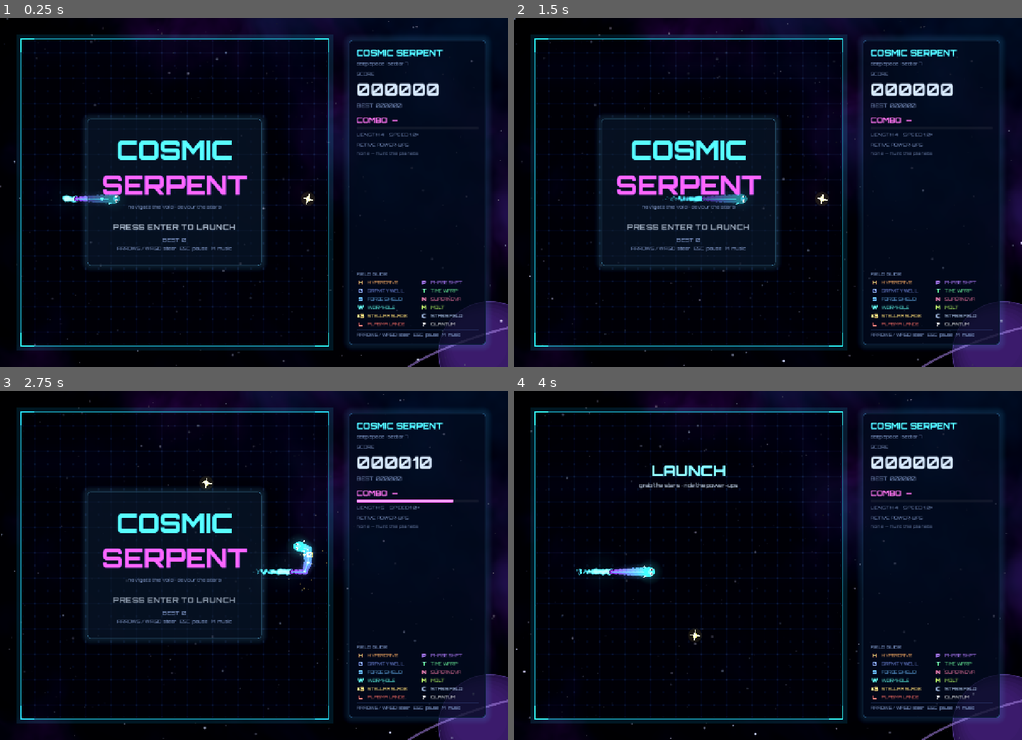
Above: before the commit, frames 1-4 (two rows, left to right).
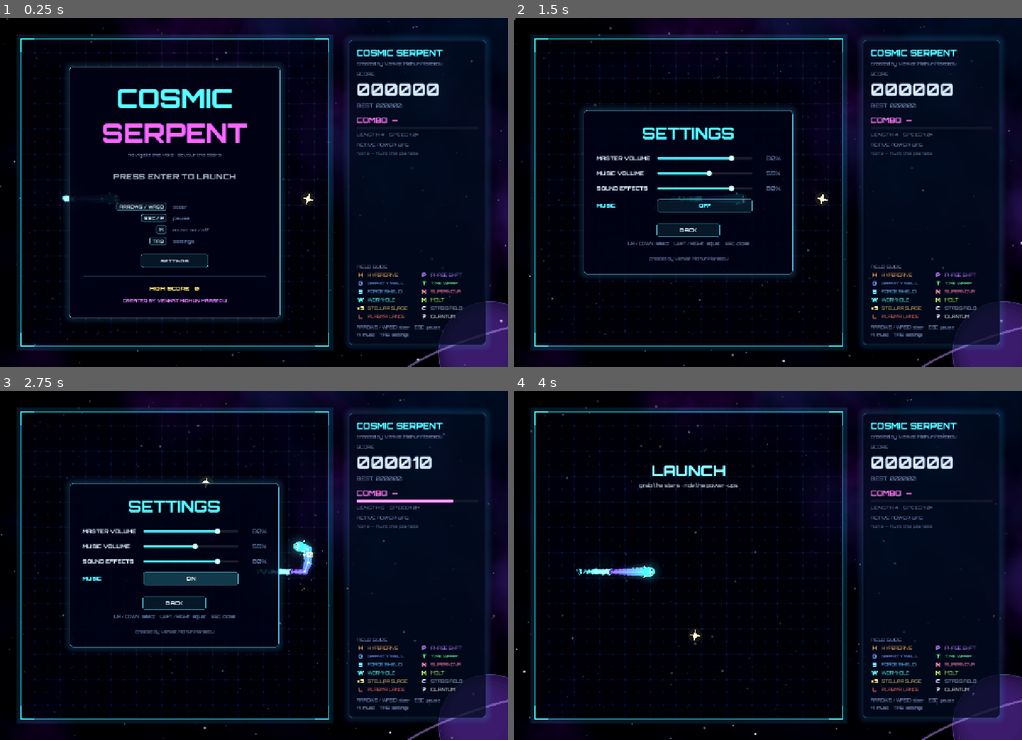
Above: after the commit, the same moments.

Repository: venkatmidhunmareedu/snake
Game: Godot game, scene res://scenes/main.tscn
Same seed, same stepped clock (60 frames per second), same inputs: the game is played once before the commit and once after it.
Inputs (mouse positions are in pixels of both pictures, inside the frame that each line leads up to):
- Up to frame 1 (0.25 s): no input
- Up to frame 2 (1.5 s): click (686, 262) at 0.5 s, where only the run after the commit has a clickable "SETTINGS"; click (707, 206) at 1.25 s, where only the run after the commit has a clickable "ON"
- Up to frame 3 (2.75 s): click (193, 579) at 2 s, where only the run after the commit has a clickable "OFF"
- Up to frame 4 (4 s): click (686, 603) at 2.75 s, where only the run after the commit has a clickable "BACK"; tap Enter (confirm) at 3.5 s; hold Right (move_right) from 3.53 s (still down); hold Enter (confirm) from 3.53 s (still down); tap M (toggle_music) at 3.8 s

The runs differ from the first frame. In frame 1, 9.5% of the frame differs, in the area x 13-95%, y 12-92%; in frame 2, 7.9%; in frame 3, 8.2%; in frame 4, 1.5%.

Commit message:
Add settings screen, softer music, tidier menus and author credits
- Settings panel (Tab, O, 0 or the menu's SETTINGS button) with master,
  music and sound-effect volume sliders plus a music toggle; works with
  keyboard and mouse, applies live and is saved. Orbitron draws O and 0
  almost identically, so both keys open it and hints show Tab.
- Softer music: slower (96 BPM) with triangle bass/arp, gentle kick and
  brushed hats, lower default level and a warmer low-pass while playing.
- Menu, pause and game-over overlays rebuilt with aligned key-cap control
  tables, dividers and near-opaque panels so the demo doesn't show through.
- Credit "created by Venkat Midhun Mareedu" on the title screen, side
  panel, settings screen, README and Linux launcher entry.

Co-Authored-By: Claude Opus 5.5 <noreply@anthropic.com>

Diff:
--- a/project.godot
+++ b/project.godot
@@ -5,7 +5,7 @@
 [application]
 
 config/name="Cosmic Serpent"
-config/description="A space-themed snake game with power-ups."
+config/description="A space-themed snake game with power-ups, created by Venkat Midhun Mareedu."
 run/main_scene="res://scenes/main.tscn"
 config/features=PackedStringArray("4.7", "Forward Plus")
 config/icon="res://icon.svg"
@@ -47,6 +47,10 @@
 "deadzone": 0.2,
 "events": [Object(InputEventKey,"physical_keycode":4194309), Object(InputEventKey,"physical_keycode":4194310), Object(InputEventKey,"physical_keycode":32)]
 }
+settings={
+"deadzone": 0.2,
+"events": [Object(InputEventKey,"physical_keycode":4194306), Object(InputEventKey,"physical_keycode":79), Object(InputEventKey,"physical_keycode":48), Object(InputEventKey,"physical_keycode":4194438)]
+}
 toggle_music={
 "deadzone": 0.2,
 "events": [Object(InputEventKey,"physical_keycode":77)]
--- a/scripts/config.gd
+++ b/scripts/config.gd
@@ -26,6 +26,9 @@
 const POWERUP_LIFETIME := 8.0
 
 const SAVE_PATH := "user://cosmic_serpent.cfg"
+
+const AUTHOR := "Venkat Midhun Mareedu"
+const CREDIT_LINE := "created by " + AUTHOR
 
 # Palette
 const SNAKE_HEAD := Color(0.25, 1.05, 1.1)
--- a/scripts/game.gd
+++ b/scripts/game.gd
@@ -150,6 +150,17 @@
 		return
 	if event.is_action_pressed("toggle_music"):
 		sfx.toggle_music()
+		return
+	# While settings are open the GUI owns input; Esc / O close it.
+	if hud.settings.visible:
+		if event.is_action_pressed("pause") or event.is_action_pressed("settings"):
+			hud.settings.close()
+			get_viewport().set_input_as_handled()
+		return
+	if event.is_action_pressed("settings") and state != State.PLAYING:
+		hud.settings.open()
+		sfx.play(&"blip")
+		get_viewport().set_input_as_handled()
 		return
 	match state:
 		State.PLAYING:
--- a/scripts/hud.gd
+++ b/scripts/hud.gd
@@ -23,6 +23,7 @@
 var _menu_best: Label
 var _launch_hint: Label
 var _pause: Control
+var settings: SettingsPanel
 var _over: Control
 var _over_score: Label
 var _over_record: Label
@@ -62,10 +63,11 @@
 	_stats.text = "LENGTH %d    SPEED %.1f×" % [game.snake.body.size(), game.speed_multiplier()]
 	_sync_active()
 
-	_menu.visible = game.ai_mode
-	_pause.visible = game.state == Game.State.PAUSED
-	_over.visible = not game.ai_mode and game.state == Game.State.GAME_OVER and game.state_time > 0.7
-	_menu_best.text = "BEST  %d" % game.high_score
+	var in_settings := settings.visible
+	_menu.visible = game.ai_mode and not in_settings
+	_pause.visible = game.state == Game.State.PAUSED and not in_settings
+	_over.visible = not game.ai_mode and game.state == Game.State.GAME_OVER and game.state_time > 0.7 and not in_settings
+	_menu_best.text = "HIGH SCORE   %d" % game.high_score
 	_launch_hint.modulate.a = 0.4 + 0.6 * absf(sin(game.time * 2.4))
 	_over_score.text = "SCORE  %d" % game.score
 	_over_record.visible = game.new_record
@@ -107,7 +109,7 @@
 	panel.add_child(v)
 
 	v.add_child(_label("COSMIC SERPENT", 21, Color(0.35, 1.1, 1.2), true))
-	v.add_child(_label("deep space · sector 7", 11, Config.TEXT_DIM))
+	v.add_child(_label(Config.CREDIT_LINE, 11, Config.TEXT_DIM))
 	v.add_child(_divider())
 	v.add_child(_label("SCORE", 11, Config.TEXT_DIM))
 	_score = _label("000000", 42, Config.TEXT, true)
@@ -152,7 +154,8 @@
 		grid.add_child(row)
 	v.add_child(grid)
 	v.add_child(_divider())
-	v.add_child(_label("ARROWS / WASD  steer   ESC  pause   M  music", 10, Config.TEXT_DIM))
+	v.add_child(_label("ARROWS / WASD  steer    ESC  pause", 10, Config.TEXT_DIM))
+	v.add_child(_label("M  music    TAB  settings", 10, Config.TEXT_DIM))
 
 
 func _build_overlays() -> void:
@@ -163,33 +166,63 @@
 	add_child(area)
 
 	_launch_hint = _label("PRESS ENTER TO LAUNCH", 20, Config.TEXT, true)
-	_menu_best = _label("", 13, Config.TEXT_DIM)
+	_menu_best = _label("", 14, Color(1.2, 1.05, 0.5), true)
+	var settings_button := _menu_button("SETTINGS")
+	settings_button.pressed.connect(func() -> void: settings.open())
 	_menu = _overlay(area, [
 		_label("COSMIC", 66, Color(0.35, 1.15, 1.25), true),
 		_label("SERPENT", 66, Color(1.0, 0.4, 1.2), true),
 		_label("navigate the void · devour the stars", 12, Config.TEXT_DIM),
+		_spacer(26),
+		_launch_hint,
 		_spacer(22),
-		_launch_hint,
-		_spacer(4),
+		_divider(),
+		_spacer(14),
+		_key_grid([
+			["ARROWS / WASD", "steer"],
+			["ESC / P", "pause"],
+			["M", "music on / off"],
+			["TAB", "settings"],
+		]),
+		_spacer(14),
+		settings_button,
+		_spacer(14),
+		_divider(),
+		_spacer(12),
 		_menu_best,
-		_label("ARROWS / WASD  steer   ESC  pause   M  music", 11, Config.TEXT_DIM),
-	], 0.5)
+		_spacer(6),
+		_label(Config.CREDIT_LINE.to_upper(), 11, Color(1.0, 0.55, 1.15), true),
+	], 0.95)
 
 	_pause = _overlay(area, [
 		_label("PAUSED", 54, Color(0.35, 1.1, 1.25), true),
-		_label("ESC or ENTER to resume", 12, Config.TEXT_DIM),
-	], 0.75)
+		_spacer(18),
+		_key_grid([
+			["ESC / ENTER", "resume"],
+			["M", "music on / off"],
+			["TAB", "settings"],
+		]),
+	], 0.9)
 
 	_over_score = _label("", 26, Config.TEXT, true)
 	_over_record = _label("— NEW RECORD —", 15, Color(1.2, 1.05, 0.5), true)
 	_over = _overlay(area, [
 		_label("SIGNAL LOST", 50, Color(1.25, 0.3, 0.45), true),
-		_spacer(8),
+		_spacer(10),
 		_over_score,
 		_over_record,
-		_spacer(14),
-		_label("ENTER  relaunch     ESC  menu", 12, Config.TEXT_DIM),
-	], 0.75)
+		_spacer(20),
+		_key_grid([
+			["ENTER", "relaunch"],
+			["ESC", "main menu"],
+			["TAB", "settings"],
+		]),
+	], 0.9)
+
+	settings = SettingsPanel.new()
+	settings.sfx = game.sfx
+	area.add_child(settings)
+	settings.build(self)
 
 
 func _build_banner() -> void:
@@ -220,12 +253,71 @@
 	center.add_child(panel)
 	var v := VBoxContainer.new()
 	v.add_theme_constant_override("separation", 4)
+	v.custom_minimum_size.x = 460
 	panel.add_child(v)
 	for c: Control in children:
 		if c is Label:
 			c.horizontal_alignment = HORIZONTAL_ALIGNMENT_CENTER
 		v.add_child(c)
 	return center
+
+
+## Two aligned columns of key caps and what they do.
+func _key_grid(rows: Array) -> GridContainer:
+	var grid := GridContainer.new()
+	grid.columns = 2
+	grid.size_flags_horizontal = Control.SIZE_SHRINK_CENTER
+	grid.add_theme_constant_override("h_separation", 16)
+	grid.add_theme_constant_override("v_separation", 8)
+	for row in rows:
+		var cap := _keycap(row[0])
+		cap.size_flags_horizontal = Control.SIZE_SHRINK_END
+		grid.add_child(cap)
+		var action := _label(row[1], 12, Config.TEXT_DIM)
+		action.custom_minimum_size.x = 150
+		action.size_flags_vertical = Control.SIZE_SHRINK_CENTER
+		grid.add_child(action)
+	return grid
+
+
+func _keycap(text: String) -> PanelContainer:
+	var cap := PanelContainer.new()
+	cap.mouse_filter = Control.MOUSE_FILTER_IGNORE
+	var sb := StyleBoxFlat.new()
+	sb.bg_color = Color(0.4, 0.9, 1.0, 0.08)
+	sb.border_color = Color(0.4, 0.9, 1.0, 0.45)
+	sb.set_border_width_all(1)
+	sb.border_width_bottom = 2
+	sb.set_corner_radius_all(4)
+	sb.content_margin_left = 8
+	sb.content_margin_right = 8
+	sb.content_margin_top = 3
+	sb.content_margin_bottom = 3
+	cap.add_theme_stylebox_override("panel", sb)
+	cap.add_child(_label(text, 11, Config.TEXT, true))
+	return cap
+
+
+func _menu_button(text: String) -> Button:
+	var b := Button.new()
+	b.text = text
+	b.focus_mode = Control.FOCUS_NONE # Enter always launches; this is for the mouse
+	b.size_flags_horizontal = Control.SIZE_SHRINK_CENTER
+	b.custom_minimum_size = Vector2(170, 34)
+	b.mouse_default_cursor_shape = Control.CURSOR_POINTING_HAND
+	b.add_theme_font_override("font", _bold)
+	b.add_theme_font_size_override("font_size", 12)
+	for state in ["normal", "hover", "pressed"]:
+		var sb := StyleBoxFlat.new()
+		sb.bg_color = Color(0.3, 0.9, 1.0, {"normal": 0.08, "hover": 0.18, "pressed": 0.28}[state])
+		sb.border_color = Color(0.4, 1.0, 1.1, 0.5 if state == "normal" else 0.9)
+		sb.set_border_width_all(1)
+		sb.set_corner_radius_all(5)
+		b.add_theme_stylebox_override(state, sb)
+	b.add_theme_color_override("font_color", Config.TEXT)
+	b.add_theme_color_override("font_hover_color", Color(0.35, 1.1, 1.25))
+	b.add_theme_color_override("font_pressed_color", Color(0.35, 1.1, 1.25))
+	return b
 
 
 func _sync_active() -> void:
--- /dev/null
+++ b/scripts/settings_panel.gd
@@ -0,0 +1,220 @@
+class_name SettingsPanel
+extends CenterContainer
+## Settings overlay: master / music / effects volume sliders and a music
+## on-off toggle. Works with keyboard (up/down to pick, left/right to adjust,
+## Enter on BACK, Esc to close) and mouse. Changes apply live and are saved on close.
+
+const ROWS := [
+	[&"Master", "MASTER VOLUME"],
+	[&"Music", "MUSIC VOLUME"],
+	[&"SFX", "SOUND EFFECTS"],
+]
+const ACCENT := Color(0.35, 1.1, 1.25)
+
+var sfx: Sfx
+
+var _hud: Hud
+var _sliders: Dictionary[StringName, HSlider] = {}
+var _values: Dictionary[StringName, Label] = {}
+var _names: Array[Label] = []
+var _focusables: Array[Control] = []
+var _music_toggle: Button
+var _back: Button
+var _last_preview_ms := 0
+
+
+func build(hud: Hud) -> void:
+	_hud = hud
+	set_anchors_and_offsets_preset(Control.PRESET_FULL_RECT)
+	mouse_filter = Control.MOUSE_FILTER_IGNORE
+	visible = false
+
+	var panel := PanelContainer.new()
+	var style := hud._style(Color(0.4, 0.8, 1.0, 0.6), 0.9)
+	style.set_content_margin_all(32)
+	panel.add_theme_stylebox_override("panel", style)
+	add_child(panel)
+	var v := VBoxContainer.new()
+	v.add_theme_constant_override("separation", 10)
+	panel.add_child(v)
+
+	var title := hud._label("SETTINGS", 40, ACCENT, true)
+	title.horizontal_alignment = HORIZONTAL_ALIGNMENT_CENTER
+	v.add_child(title)
+	v.add_child(hud._spacer(6))
+
+	var grid := GridContainer.new()
+	grid.columns = 3
+	grid.add_theme_constant_override("h_separation", 18)
+	grid.add_theme_constant_override("v_separation", 14)
+	v.add_child(grid)
+
+	for row in ROWS:
+		var bus: StringName = row[0]
+		var name_label := hud._label(row[1], 13, Config.TEXT, true)
+		grid.add_child(name_label)
+		_names.append(name_label)
+		var slider := _slider()
+		slider.value_changed.connect(_on_volume_changed.bind(bus))
+		grid.add_child(slider)
+		_sliders[bus] = slider
+		_focusables.append(slider)
+		var value := hud._label("", 13, Config.TEXT_DIM)
+		value.custom_minimum_size.x = 52
+		value.horizontal_alignment = HORIZONTAL_ALIGNMENT_RIGHT
+		grid.add_child(value)
+		_values[bus] = value
+
+	var music_label := hud._label("MUSIC", 13, Config.TEXT, true)
+	grid.add_child(music_label)
+	_names.append(music_label)
+	_music_toggle = _button("")
+	_music_toggle.toggle_mode = true
+	_music_toggle.toggled.connect(_on_music_toggled)
+	grid.add_child(_music_toggle)
+	_focusables.append(_music_toggle)
+	grid.add_child(Control.new())
+
+	v.add_child(hud._spacer(8))
+	_back = _button("BACK")
+	_back.size_flags_horizontal = Control.SIZE_SHRINK_CENTER
+	_back.custom_minimum_size.x = 160
+	_back.pressed.connect(close)
+	v.add_child(_back)
+	_focusables.append(_back)
+
+	var hint := hud._label("UP / DOWN  select     LEFT / RIGHT  adjust     ESC  close", 10, Config.TEXT_DIM)
+	hint.horizontal_alignment = HORIZONTAL_ALIGNMENT_CENTER
+	v.add_child(hint)
+	v.add_child(hud._spacer(4))
+	var credit := hud._label(Config.CREDIT_LINE, 10, Color(Config.TEXT_DIM, 0.8))
+	credit.horizontal_alignment = HORIZONTAL_ALIGNMENT_CENTER
+	v.add_child(credit)
+
+	# Explicit vertical focus chain (the grid's geometry would otherwise let
+	# up/down skip into the value labels' column).
+	for i in _focusables.size():
+		var c := _focusables[i]
+		c.focus_neighbor_top = c.get_path_to(_focusables[posmod(i - 1, _focusables.size())])
+		c.focus_neighbor_bottom = c.get_path_to(_focusables[(i + 1) % _focusables.size()])
+
+
+func open() -> void:
+	for bus in _sliders:
+		_sliders[bus].set_value_no_signal(roundf(sfx.get_volume(bus) * 100.0))
+		_update_value_label(bus)
+	_music_toggle.set_pressed_no_signal(sfx.music_enabled)
+	_update_music_label()
+	visible = true
+	_sliders[&"Master"].grab_focus()
+
+
+func close() -> void:
+	if not visible:
+		return
+	visible = false
+	get_viewport().gui_release_focus()
+	sfx.save_settings()
+	sfx.play(&"blip")
+
+
+func _process(_delta: float) -> void:
+	if not visible:
+		return
+	# Highlight the label of the focused row.
+	for i in _names.size():
+		var focused := _focusables[i].has_focus()
+		_names[i].add_theme_color_override("font_color", ACCENT if focused else Config.TEXT)
+	# Keep the toggle in sync with the M hotkey.
+	if _music_toggle.button_pressed != sfx.music_enabled:
+		_music_toggle.set_pressed_no_signal(sfx.music_enabled)
+		_update_music_label()
+
+
+func _on_volume_changed(value: float, bus: StringName) -> void:
+	sfx.set_volume(bus, value / 100.0)
+	_update_value_label(bus)
+	# Audible preview of the new level (throttled while dragging).
+	if bus != &"Music" and Time.get_ticks_msec() - _last_preview_ms > 120:
+		_last_preview_ms = Time.get_ticks_msec()
+		sfx.play(&"eat", 1.0, true)
+
+
+func _on_music_toggled(on: bool) -> void:
+	if on != sfx.music_enabled:
+		sfx.toggle_music()
+	_update_music_label()
+
+
+func _update_value_label(bus: StringName) -> void:
+	_values[bus].text = "%d%%" % roundi(_sliders[bus].value)
+
+
+func _update_music_label() -> void:
+	_music_toggle.text = "ON" if sfx.music_enabled else "OFF"
+
+
+func _slider() -> HSlider:
+	var s := HSlider.new()
+	s.min_value = 0
+	s.max_value = 100
+	s.step = 5
+	s.custom_minimum_size = Vector2(240, 24)
+	s.size_flags_vertical = Control.SIZE_SHRINK_CENTER
+	var track := StyleBoxFlat.new()
+	track.bg_color = Color(1, 1, 1, 0.1)
+	track.set_corner_radius_all(3)
+	track.content_margin_top = 3
+	track.content_margin_bottom = 3
+	var fill := track.duplicate()
+	fill.bg_color = Color(0.3, 0.95, 1.05)
+	var focus := StyleBoxFlat.new()
+	focus.draw_center = false
+	focus.border_color = Color(0.4, 1.0, 1.1, 0.8)
+	focus.set_border_width_all(1)
+	focus.set_corner_radius_all(4)
+	focus.set_expand_margin_all(4)
+	s.add_theme_stylebox_override("slider", track)
+	s.add_theme_stylebox_override("grabber_area", fill)
+	s.add_theme_stylebox_override("grabber_area_highlight", fill)
+	s.add_theme_stylebox_override("focus", focus)
+	var knob := _knob()
+	s.add_theme_icon_override("grabber", knob)
+	s.add_theme_icon_override("grabber_highlight", knob)
+	return s
+
+
+func _button(text: String) -> Button:
+	var b := Button.new()
+	b.text = text
+	b.custom_minimum_size = Vector2(100, 34)
+	b.add_theme_font_override("font", _hud._bold)
+	b.add_theme_font_size_override("font_size", 13)
+	for state in ["normal", "hover", "pressed", "hover_pressed", "focus"]:
+		var sb := StyleBoxFlat.new()
+		sb.bg_color = Color(0.3, 0.9, 1.0, 0.22 if state in ["pressed", "hover_pressed"] else 0.08)
+		sb.border_color = Color(0.4, 1.0, 1.1, 0.9 if state == "focus" else 0.35)
+		sb.set_border_width_all(1)
+		sb.set_corner_radius_all(5)
+		if state == "focus":
+			sb.draw_center = false
+		b.add_theme_stylebox_override(state, sb)
+	b.add_theme_color_override("font_color", Config.TEXT)
+	b.add_theme_color_override("font_focus_color", ACCENT)
+	b.add_theme_color_override("font_hover_color", ACCENT)
+	b.add_theme_color_override("font_pressed_color", ACCENT)
+	return b
+
+
+static func _knob() -> Texture2D:
+	var g := Gradient.new()
+	g.offsets = PackedFloat32Array([0.0, 0.8, 1.0])
+	g.colors = PackedColorArray([Color(1, 1, 1), Color(0.75, 1, 1), Color(0.75, 1, 1, 0)])
+	var tex := GradientTexture2D.new()
+	tex.gradient = g
+	tex.fill = GradientTexture2D.FILL_RADIAL
+	tex.fill_from = Vector2(0.5, 0.5)
+	tex.fill_to = Vector2(0.5, 0.0)
+	tex.width = 16
+	tex.height = 16
+	return tex
--- a/scripts/sfx.gd
+++ b/scripts/sfx.gd
@@ -10,7 +10,7 @@
 
 const RATE := 22050
 const VOICES := 16
-const BPM := 116.0
+const BPM := 96.0
 
 ## Sounds that still play during the attract-mode demo on the title screen.
 const UI_SOUNDS: Array[StringName] = [&"launch", &"blip", &"record"]
@@ -20,8 +20,14 @@
 	&"zap": -6.0, &"wrap": -6.0, &"blip": -8.0,
 }
 
+## Default slider positions (0..1) for the settings screen.
+const DEFAULT_VOLUMES := {&"Master": 0.8, &"Music": 0.55, &"SFX": 0.8}
+
 var game: Game
 var music_enabled := true
+## Slider value per bus, 0..1. Applied as amplitude v² so the slider feels
+## even to the ear (see _apply_volume).
+var volumes: Dictionary = DEFAULT_VOLUMES.duplicate()
 
 var _streams: Dictionary[StringName, AudioStreamWAV] = {}
 var _players: Array[AudioStreamPlayer] = []
@@ -40,6 +46,8 @@
 func _ready() -> void:
 	_setup_buses()
 	_load_settings()
+	for bus in volumes:
+		_apply_volume(bus)
 	for i in VOICES:
 		var p := AudioStreamPlayer.new()
 		p.bus = &"SFX"
@@ -47,7 +55,7 @@
 		_players.append(p)
 	_music = AudioStreamPlayer.new()
 	_music.bus = &"Music"
-	_music.volume_db = -7.0
+	_music.volume_db = -9.0
 	add_child(_music)
 
 	# Synthesis takes a few seconds of GDScript: keep it off the main thread.
@@ -94,7 +102,7 @@
 	# Muffled on the menu / pause / game over, full range while playing;
 	# the track speeds up under Hyperdrive and drags under Time Warp.
 	var playing := game.state == Game.State.PLAYING
-	var cutoff := 16000.0 if playing else 700.0
+	var cutoff := 5000.0 if playing else 650.0
 	var pitch := 1.0
 	if playing and game.powerups.has(&"hyperdrive"):
 		pitch = 1.08
@@ -105,10 +113,11 @@
 	_music.pitch_scale = lerpf(_music.pitch_scale, pitch, w)
 
 
-func play(sound: StringName, pitch := 1.0) -> void:
+## `force` plays even during the attract demo (e.g. settings previews).
+func play(sound: StringName, pitch := 1.0, force := false) -> void:
 	if not _effects_ready:
 		return
-	if game != null and game.ai_mode and not UI_SOUNDS.has(sound):
+	if not force and game != null and game.ai_mode and not UI_SOUNDS.has(sound):
 		return
 	if not _streams.has(sound):
 		return
@@ -131,7 +140,23 @@
 		_music.play()
 	else:
 		_music.stop()
-	_save_settings()
+	save_settings()
+
+
+func get_volume(bus: StringName) -> float:
+	return volumes.get(bus, 1.0)
+
+
+func set_volume(bus: StringName, value: float) -> void:
+	volumes[bus] = clampf(value, 0.0, 1.0)
+	_apply_volume(bus)
+
+
+func _apply_volume(bus: StringName) -> void:
+	var idx := AudioServer.get_bus_index(bus)
+	var v: float = volumes[bus]
+	AudioServer.set_bus_volume_db(idx, linear_to_db(maxf(v * v, 0.0001)))
+	AudioServer.set_bus_mute(idx, v <= 0.001)
 
 
 # --- Buses & settings ----------------------------------------------------------
@@ -163,12 +188,16 @@
 	var cfg := ConfigFile.new()
 	if cfg.load(Config.SAVE_PATH) == OK:
 		music_enabled = bool(cfg.get_value("audio", "music", true))
-
-
-func _save_settings() -> void:
+		for bus in volumes:
+			volumes[bus] = clampf(float(cfg.get_value("audio", "volume_" + String(bus).to_lower(), volumes[bus])), 0.0, 1.0)
+
+
+func save_settings() -> void:
 	var cfg := ConfigFile.new()
 	cfg.load(Config.SAVE_PATH)
 	cfg.set_value("audio", "music", music_enabled)
+	for bus in volumes:
+		cfg.set_value("audio", "volume_" + String(bus).to_lower(), volumes[bus])
 	cfg.save(Config.SAVE_PATH)
 
 
@@ -337,7 +366,8 @@
 # --- Music -------------------------------------------------------------------------
 
 ## An 8-bar A-minor synthwave loop: four-on-the-floor kick, snare, hats, a
-## pumping saw bass, an echoing square arpeggio and a soft pad.
+## Deliberately gentle so it sits under the effects: a soft thump, brushed
+## hats, a round filtered bass, an echoing triangle arpeggio and a warm pad.
 ## Runs on a worker thread; only touches its own buffers.
 func _render_music() -> PackedFloat32Array:
 	var beat := 60.0 / BPM
@@ -357,24 +387,23 @@
 		var tones := [0, third, 7, 12]
 
 		for m in tones.slice(0, 3):
-			_note(mix, t0, bar * 0.98, _midi(root + 12 + m), 0, Wave.SAW, 0.08, 0.35, 0.6, 0.0, 0.005, 0.09)
+			_note(mix, t0, bar * 0.98, _midi(root + 12 + m), 0, Wave.SAW, 0.09, 0.6, 0.5, 0.0, 0.005, 0.05)
 		for e in 8:
 			var n := root + (12 if e % 2 == 1 else 0)
-			_note(mix, t0 + e * beat / 2.0, beat * 0.45, _midi(n), 0, Wave.SAW, 0.32, 0.003, 1.2, 0.0, 0.0, 0.14)
+			_note(mix, t0 + e * beat / 2.0, beat * 0.48, _midi(n), 0, Wave.TRI, 0.3, 0.01, 1.0, 0.0, 0.0, 0.08)
 		var pattern := [0, 1, 2, 3, 2, 1, 2, 3, 0, 1, 2, 3, 2, 3, 1, 2]
 		for s in 16:
 			var m: int = tones[pattern[s]]
-			_note(arp, t0 + s * beat / 4.0, beat * 0.22, _midi(root + 24 + m), 0, Wave.SQUARE, 0.15, 0.002, 1.8, 0.0, 0.0, 0.35)
+			_note(arp, t0 + s * beat / 4.0, beat * 0.3, _midi(root + 24 + m), 0, Wave.TRI, 0.12, 0.008, 2.2, 0.0, 0.0, 0.25)
 
 		for q in 4:
 			var bt := t0 + q * beat
-			_note(mix, bt, 0.28, 150, 42, Wave.SINE, 0.4, 0.001, 2.5)
+			_note(mix, bt, 0.3, 90, 40, Wave.SINE, 0.22, 0.006, 2.5)
 			if q % 2 == 1:
-				_note(mix, bt, 0.18, 0, 0, Wave.NOISE, 0.16, 0.001, 2.5, 0.0, 0.0, 0.45)
-				_note(mix, bt, 0.1, 210, 180, Wave.TRI, 0.2, 0.001, 2.0)
-			_note(mix, bt + beat / 2.0, 0.04, 0, 0, Wave.NOISE, 0.07, 0.001, 2.0, 0.0, 0.0, 1.0)
-
-	_echo(arp, beat * 0.75, 0.35)
+				_note(mix, bt, 0.2, 0, 0, Wave.NOISE, 0.05, 0.004, 2.5, 0.0, 0.0, 0.15)
+			_note(mix, bt + beat / 2.0, 0.05, 0, 0, Wave.NOISE, 0.025, 0.002, 2.0, 0.0, 0.0, 0.5)
+
+	_echo(arp, beat * 0.75, 0.4)
 	for i in arp.size():
 		mix[i] += arp[i]
 	# Fold the ringing tail back onto the start so the loop is seamless.
Not shown, added: scripts/settings_panel.gd.uid
Not shown, changed: CLAUDE.md
Not shown, changed: README.md
Not shown, changed: build.sh
